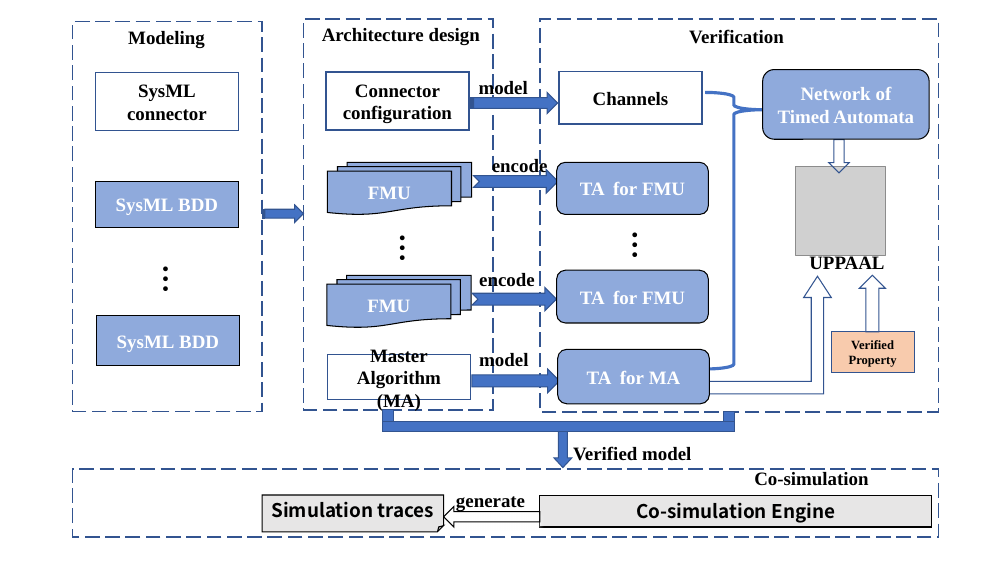
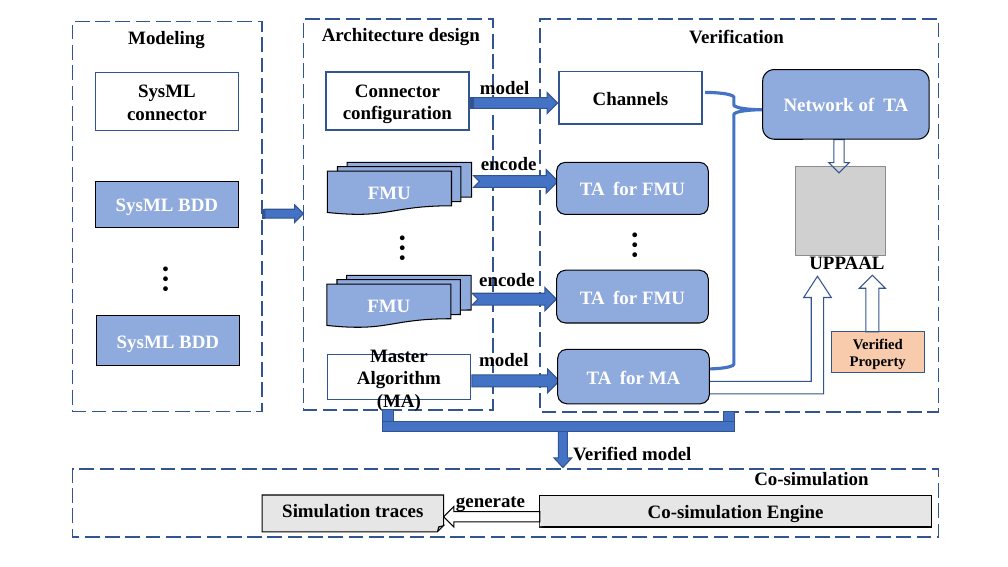
Before and after one commit to jiangkaiqiang/Paper, a slide deck: slide 1 of COMPSAC-COMA/ppt/co-sim.pptx (slide 2 before the commit). Drawn at 1008x567 pixels with LibreOffice and Linux fonts; fonts in the diff are those of the drawing; grey boxes stand for pictures. Boxes give left, top, right and bottom in pixels: in the first picture for what was removed or moved away, otherwise in the second. Text is boxed around its words. In the diff, an @@ line names an element or a change of style, - is before the commit and + after.

```diff
--- a/COMPSAC-COMA/ppt/co-sim.pptx
+++ b/COMPSAC-COMA/ppt/co-sim.pptx
@@ text in rounded rectangle at <box>784,98,908,111</box>: text changed @@
-Network of Timed Automata
+Network of TA
@@ text "encode" rewrapped from <box>492,158,548,177</box> to <box>481,156,537,171</box> @@
@@ rectangle "Verified": place and size @@
-rectangle "Verified" at <box>831,332,914,373</box>
+rectangle "Verified" at <box>831,332,925,373</box>
@@ rectangle "Verified" at <box>831,332,925,373</box>: size 12 to 14 pt @@
@@ folded corner "Simulation traces" at <box>262,495,444,532</box>: font Noto Sans CJK SC to Times New Roman @@
@@ rectangle "Co-simulation Engine" at <box>540,495,932,527</box>: font Noto Sans CJK SC to Times New Roman @@
```
Also in this commit, not shown: 27 other files.
